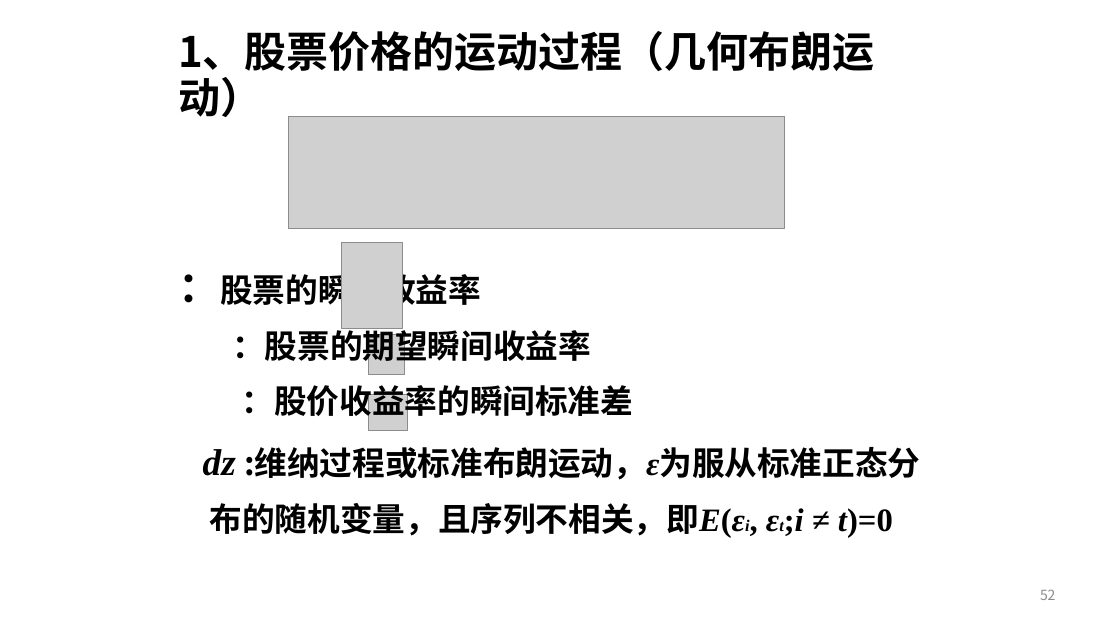
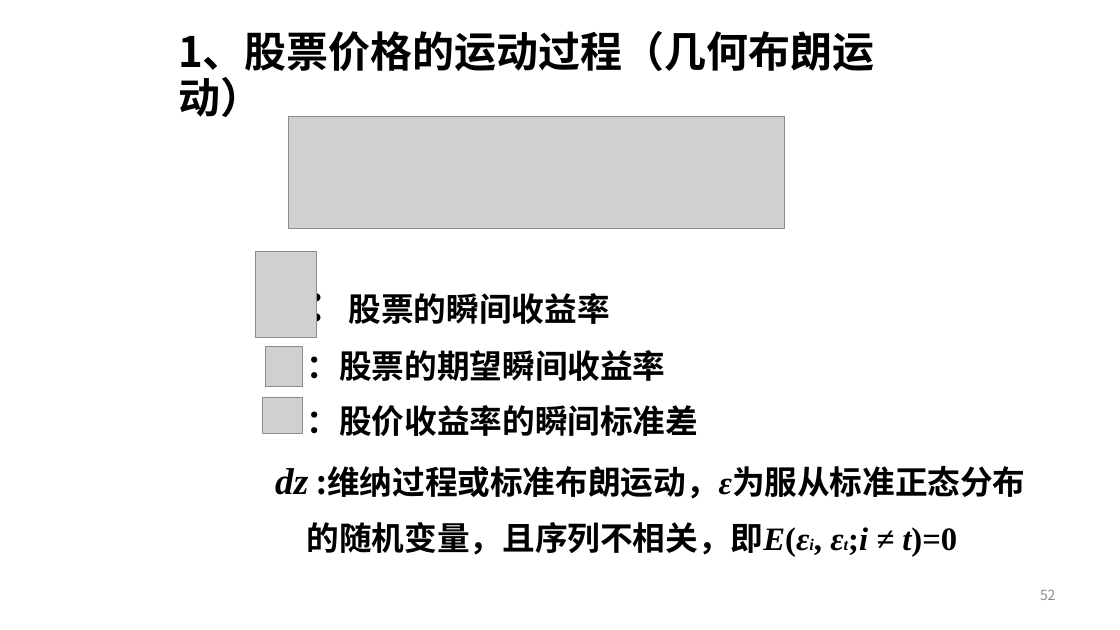
Before and after one commit to yunfengxs/my-Papers, a slide deck: slide 52 of 金工/金工十80页.pptx. Drawn at 1120x630 pixels with LibreOffice and Linux fonts; fonts in the diff are those of the drawing; grey boxes stand for pictures. Boxes give left, top, right and bottom in pixels: in the first picture for what was removed or moved away, otherwise in the second. Text is boxed around its words. In the diff, an @@ line names an element or a change of style, - is before the commit and + after.

```diff
--- a/金工/金工十80页.pptx
+++ b/金工/金工十80页.pptx
@@ picture added at [255,252,317,338] @@
@@ text "：股票的瞬间收益率" rewrapped from [203,268,920,538] to [275,293,1026,557] @@
@@ picture removed at [342,242,403,328] @@
@@ picture added at [266,347,303,386] @@
@@ picture removed at [368,335,405,375] @@
@@ picture added at [263,397,302,434] @@
@@ picture removed at [368,394,408,430] @@
```
Also in this commit, not shown: 12 other slides changed, 7 other files.
